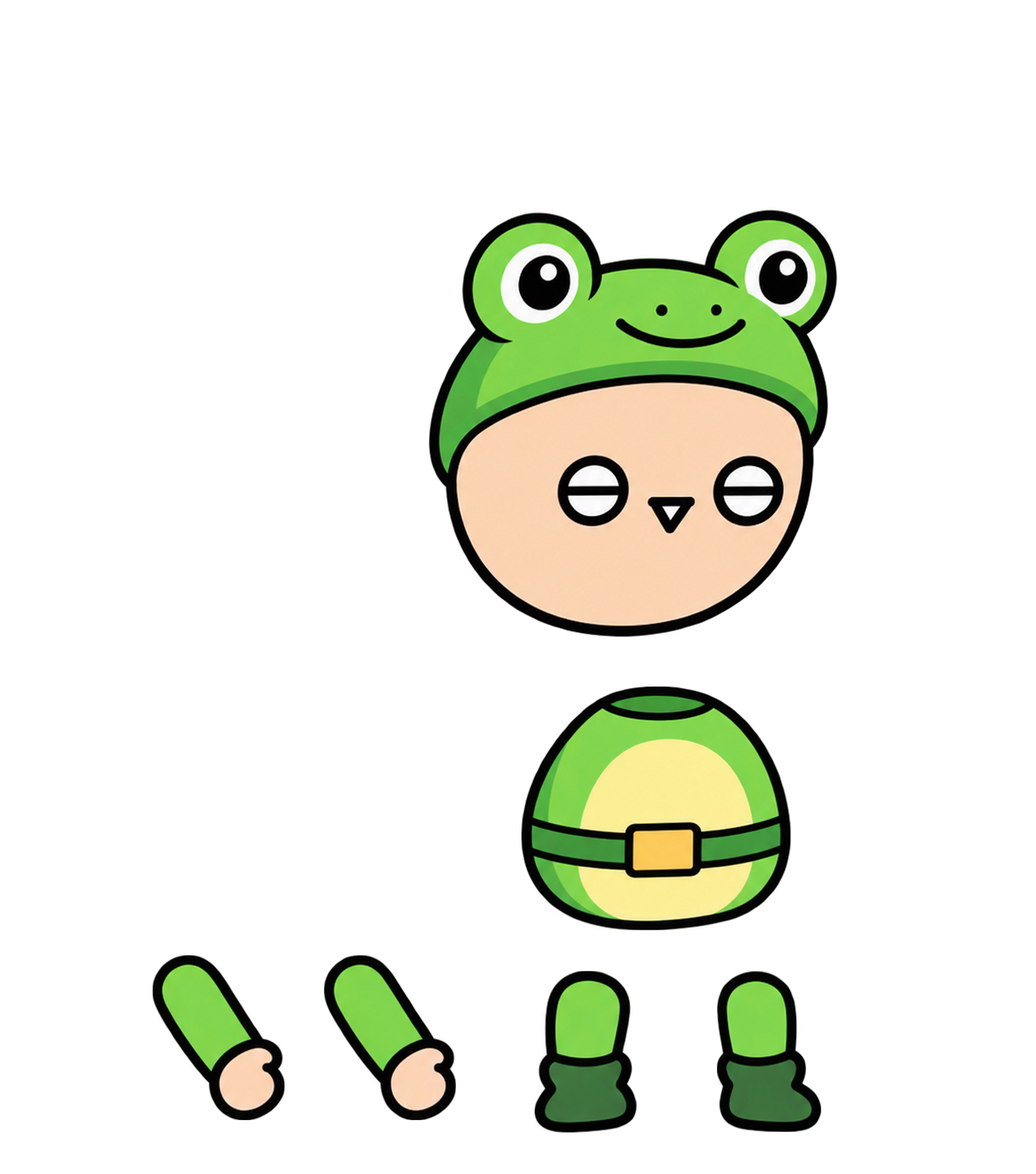
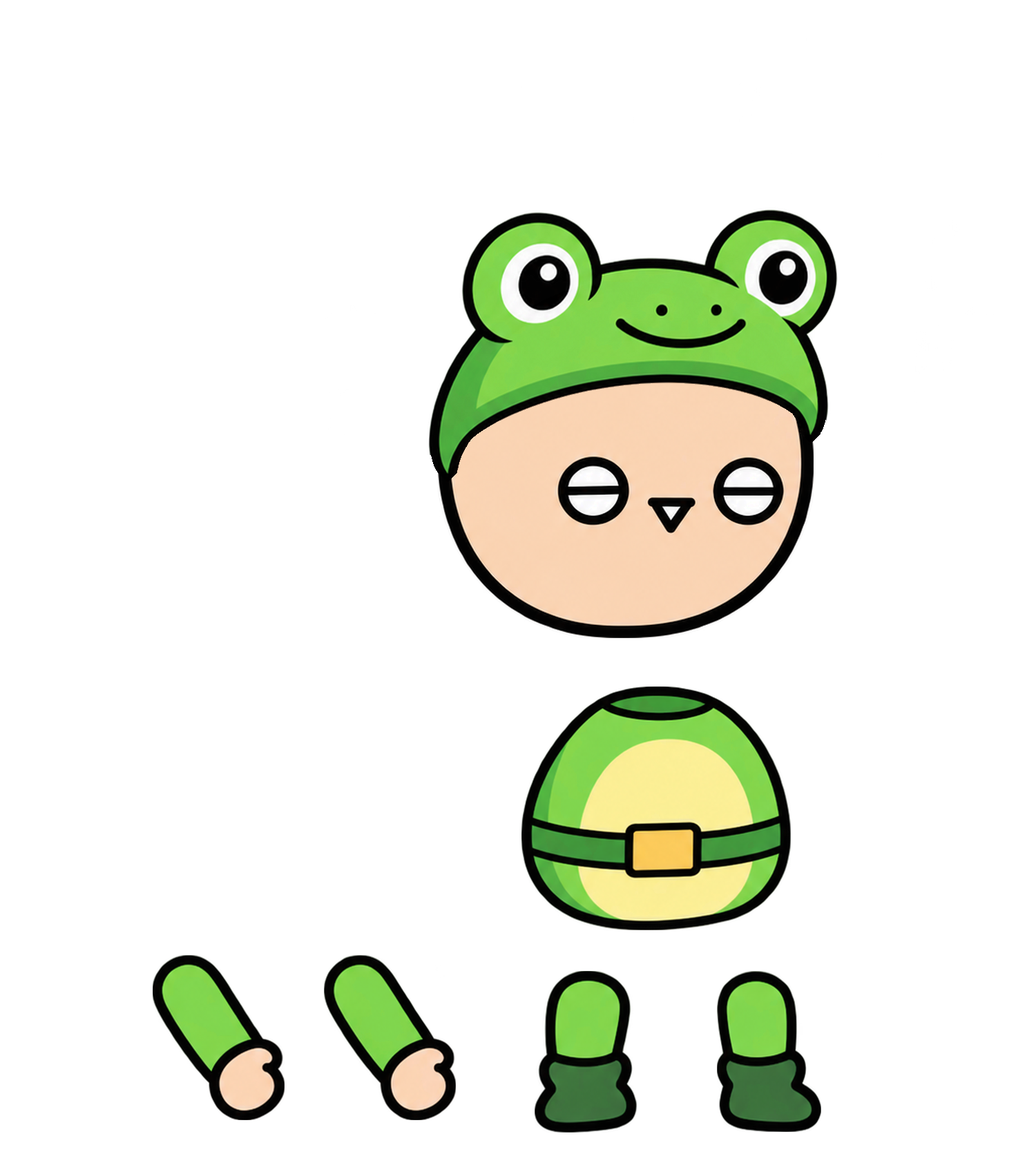
Two versions of the same layered image (1036 × 1174). Layer-by-layer changes:
painted on "머리" over (x1=294, y1=279, x2=828, y2=639)
